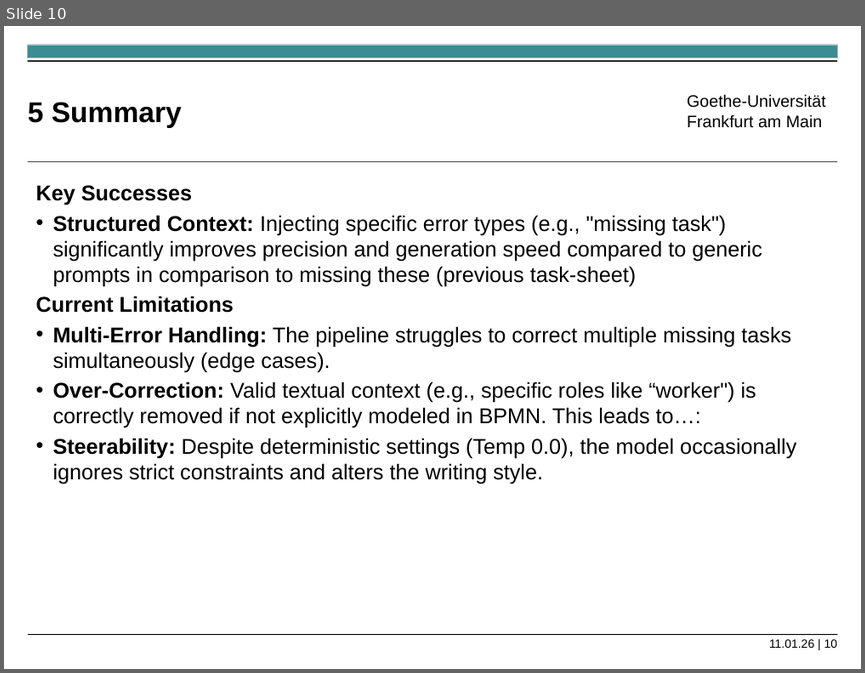
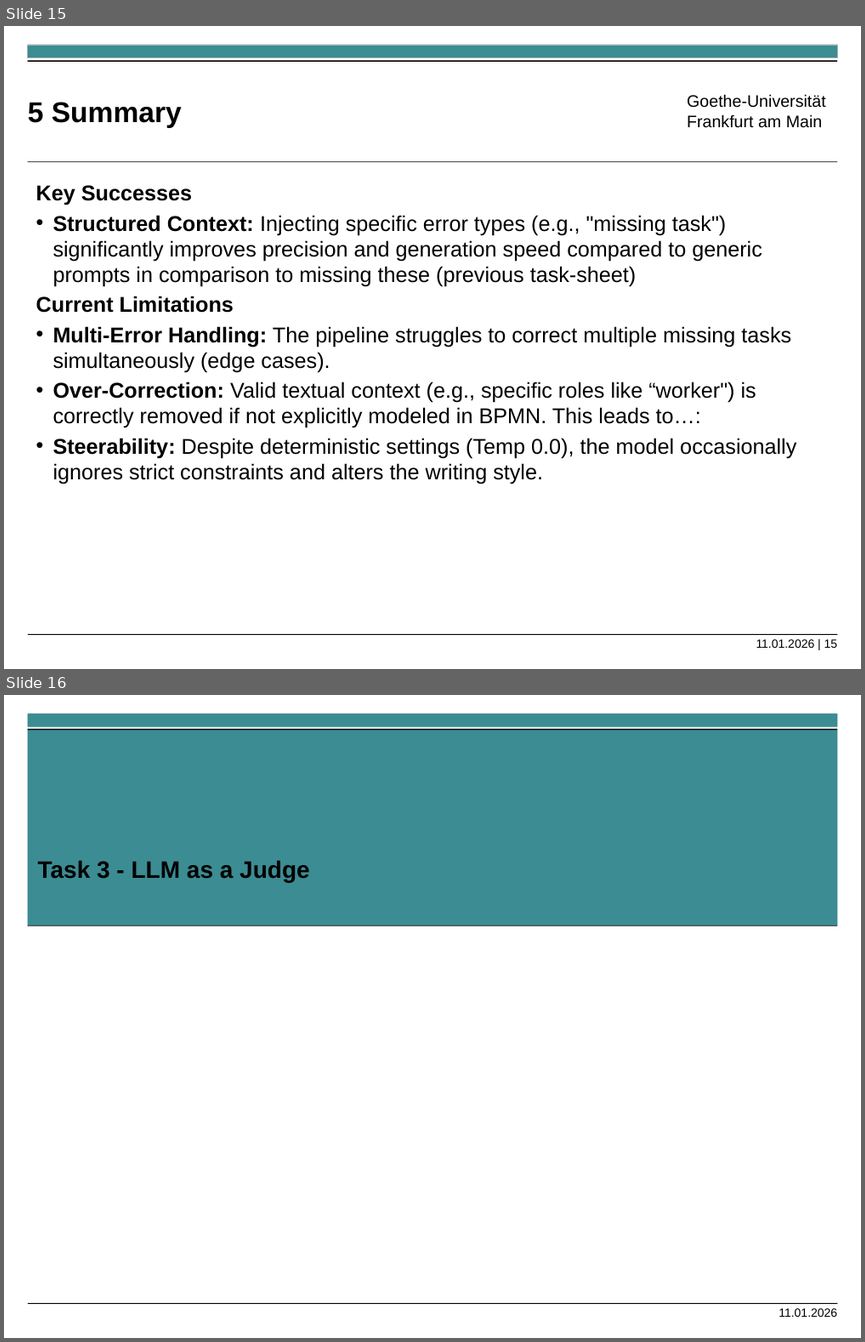
Before and after one commit to Luggashh/Praktikum-Wirtschaftsinformatik, a slide deck: Exercise 5/Excercise5_2_Presentation.pptx. Shown one above the other, each under a label of ours: slide 10 before the commit, slides 15 and 16 after it. The pictures are 865x673 and 865x1342 pixels, drawn with LibreOffice and Linux fonts; fonts in the diff are those of the drawing. Boxes give left, top, right and bottom in pixels: in the first picture for what was removed or moved away, otherwise in the second. Text is boxed around its words. In the diff, an @@ line names an element or a change of style, - is before the commit and + after.

```diff
--- a/Exercise 5/Excercise5_2_Presentation.pptx
+++ b/Exercise 5/Excercise5_2_Presentation.pptx
@@ slide 16 added at (4,695,861,1338), background #FFFFFF; not listed: 1 template element that a slide beside it also shows @@
@@ rectangle added at (27,714,837,727), fill #3C8C93 @@
@@ rectangle added at (27,729,837,925), fill #3C8C93 @@
@@ rectangle added at (27,728,837,730), fill #000000 @@
@@ subtitle added at (38,860,309,882), 20 pt, text #000000, bold @@
+Task 3 - LLM as a Judge
@@ rectangle added at (27,925,837,926), fill #000000 @@
@@ text added at (778,1308,837,1316), 10 pt, text #000000 @@
+11.01.2026
@@ what was slide 10 is now slide 15 @@
@@ text at (756,639,838,647): text changed @@
-11.01.26 | 10
+11.01.2026 | 15
```
Also in this commit, not shown: 6 slides changed, 11 other slides added.
